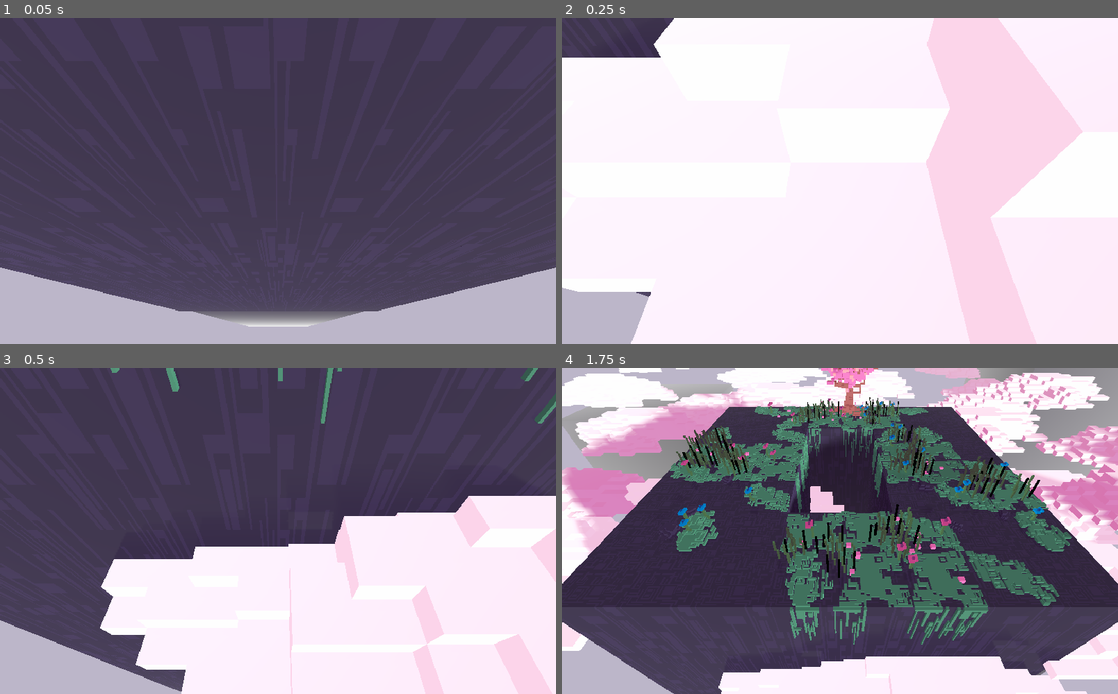
Above: before the commit, frames 1-4 (two rows, left to right).
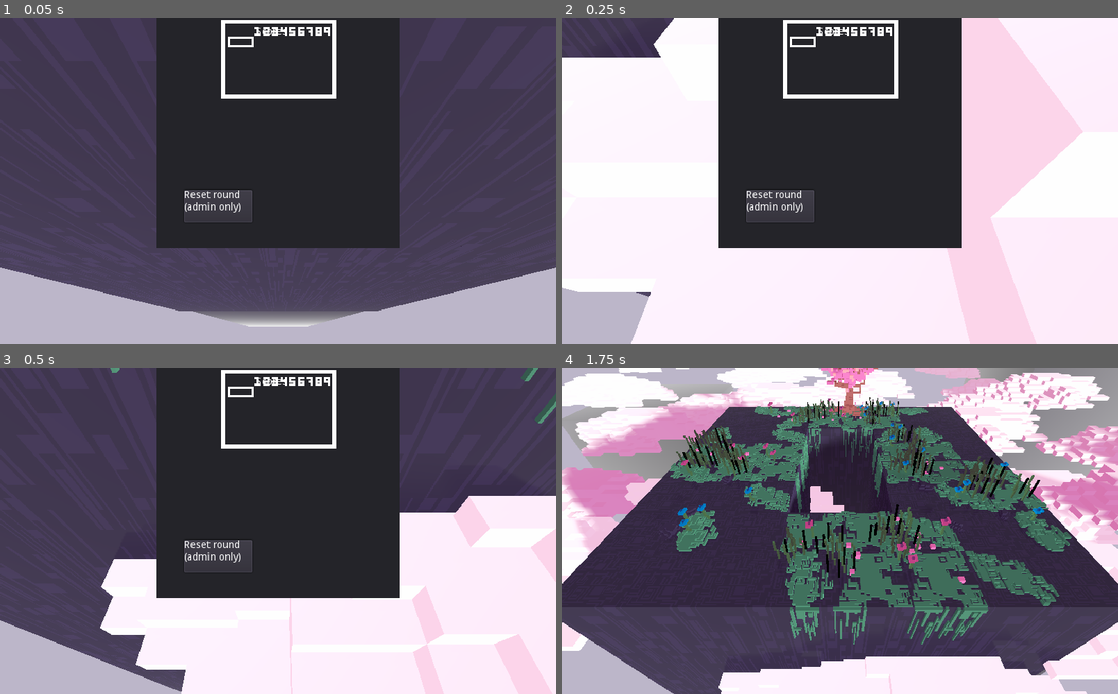
Above: after the commit, the same moments.

Repository: albielee/NSE_Challenge_Game
Game: Godot game, scene res://Worlds/world.tscn
Two runs of this game, one before a commit and one after it. Both use one fixed random seed, a clock stepped at 60 frames per second and the inputs below. This scene is started directly instead of the project's main scene.
Inputs (mouse positions are in pixels of both pictures, inside the frame that each line leads up to):
- Up to frame 1 (0.05 s): no input
- Up to frame 2 (0.25 s): no input
- Up to frame 3 (0.5 s): no input
- Up to frame 4 (1.75 s): tap Enter at 0.5 s; move the mouse to (962, 514) at 0.52 s; press the mouse at (962, 514) at 0.53 s; hold Right (move_right) 0.53-1.28 s; tap Tab (scoreboard) at 0.8, 1.35 s; move the mouse to (728, 547) at 1.27 s; release the mouse at (728, 547) at 1.28 s; hold Down (move_down) from 1.28 s (still down); click (728, 547) at 1.55 s

The runs differ from the first frame. In frame 1, 30% of the frame differs, in the area x 28-72%, y 0-71%; in frame 2, 30%; in frame 3, 31%; in frame 4, nothing differs.

Commit message:
Adding scoreboard animations and design

Diff:
--- a/NSE_Challenge_Game/Controllers/RoundController.tscn
+++ b/NSE_Challenge_Game/Controllers/RoundController.tscn
@@ -1,9 +1,13 @@
-[gd_scene load_steps=49 format=2]
+[gd_scene load_steps=79 format=2]
 
 [ext_resource path="res://Controllers/RoundController.gd" type="Script" id=1]
 [ext_resource path="res://Assets/Numbers/1-anim.png" type="Texture" id=2]
 [ext_resource path="res://Assets/Numbers/2-anim.png" type="Texture" id=3]
 [ext_resource path="res://Assets/Numbers/3-anim.png" type="Texture" id=4]
+[ext_resource path="res://Assets/Menu/scoreboard.png" type="Texture" id=5]
+[ext_resource path="res://Assets/Menu/scoreboardEnd.png" type="Texture" id=6]
+[ext_resource path="res://Assets/Menu/scoreboardNumbers.png" type="Texture" id=7]
+[ext_resource path="res://Assets/Menu/scoreboardColourSplash.png" type="Texture" id=8]
 
 [sub_resource type="AtlasTexture" id=1]
 atlas = ExtResource( 2 )
@@ -191,6 +195,158 @@
 "loop": true,
 "name": "default",
 "speed": 13.0
+} ]
+
+[sub_resource type="AtlasTexture" id=45]
+atlas = ExtResource( 7 )
+region = Rect2( 54, 0, 9, 12 )
+
+[sub_resource type="AtlasTexture" id=46]
+atlas = ExtResource( 7 )
+region = Rect2( 72, 0, 9, 12 )
+
+[sub_resource type="AtlasTexture" id=47]
+atlas = ExtResource( 7 )
+region = Rect2( 27, 0, 9, 12 )
+
+[sub_resource type="AtlasTexture" id=48]
+atlas = ExtResource( 7 )
+region = Rect2( 45, 0, 9, 12 )
+
+[sub_resource type="AtlasTexture" id=49]
+atlas = ExtResource( 7 )
+region = Rect2( 63, 0, 9, 12 )
+
+[sub_resource type="AtlasTexture" id=50]
+atlas = ExtResource( 7 )
+region = Rect2( 36, 0, 9, 12 )
+
+[sub_resource type="AtlasTexture" id=51]
+atlas = ExtResource( 7 )
+region = Rect2( 0, 0, 9, 12 )
+
+[sub_resource type="AtlasTexture" id=52]
+atlas = ExtResource( 7 )
+region = Rect2( 9, 0, 9, 12 )
+
+[sub_resource type="AtlasTexture" id=53]
+atlas = ExtResource( 7 )
+region = Rect2( 18, 0, 9, 12 )
+
+[sub_resource type="SpriteFrames" id=54]
+animations = [ {
+"frames": [ SubResource( 45 ) ],
+"loop": true,
+"name": "7",
+"speed": 5.0
+}, {
+"frames": [ SubResource( 46 ) ],
+"loop": true,
+"name": "9",
+"speed": 5.0
+}, {
+"frames": [ SubResource( 47 ) ],
+"loop": true,
+"name": "4",
+"speed": 5.0
+}, {
+"frames": [ SubResource( 48 ) ],
+"loop": true,
+"name": "6",
+"speed": 5.0
+}, {
+"frames": [ SubResource( 49 ) ],
+"loop": true,
+"name": "8",
+"speed": 5.0
+}, {
+"frames": [ SubResource( 50 ) ],
+"loop": true,
+"name": "5",
+"speed": 5.0
+}, {
+"frames": [ SubResource( 51 ) ],
+"loop": true,
+"name": "1",
+"speed": 5.0
+}, {
+"frames": [ SubResource( 52 ) ],
+"loop": true,
+"name": "2",
+"speed": 5.0
+}, {
+"frames": [ SubResource( 53 ) ],
+"loop": true,
+"name": "3",
+"speed": 5.0
+} ]
+
+[sub_resource type="AtlasTexture" id=55]
+atlas = ExtResource( 8 )
+region = Rect2( 0, 0, 165, 300 )
+
+[sub_resource type="AtlasTexture" id=56]
+atlas = ExtResource( 8 )
+region = Rect2( 165, 0, 165, 300 )
+
+[sub_resource type="AtlasTexture" id=57]
+atlas = ExtResource( 8 )
+region = Rect2( 330, 0, 165, 300 )
+
+[sub_resource type="AtlasTexture" id=58]
+atlas = ExtResource( 8 )
+region = Rect2( 495, 0, 165, 300 )
+
+[sub_resource type="AtlasTexture" id=59]
+atlas = ExtResource( 8 )
+region = Rect2( 660, 0, 165, 300 )
+
+[sub_resource type="AtlasTexture" id=60]
+atlas = ExtResource( 8 )
+region = Rect2( 825, 0, 165, 300 )
+
+[sub_resource type="AtlasTexture" id=61]
+atlas = ExtResource( 8 )
+region = Rect2( 990, 0, 165, 300 )
+
+[sub_resource type="AtlasTexture" id=62]
+atlas = ExtResource( 8 )
+region = Rect2( 1155, 0, 165, 300 )
+
+[sub_resource type="AtlasTexture" id=63]
+atlas = ExtResource( 8 )
+region = Rect2( 1320, 0, 165, 300 )
+
+[sub_resource type="AtlasTexture" id=64]
+atlas = ExtResource( 8 )
+region = Rect2( 1485, 0, 165, 300 )
+
+[sub_resource type="AtlasTexture" id=65]
+atlas = ExtResource( 8 )
+region = Rect2( 1650, 0, 165, 300 )
+
+[sub_resource type="AtlasTexture" id=66]
+atlas = ExtResource( 8 )
+region = Rect2( 1815, 0, 165, 300 )
+
+[sub_resource type="AtlasTexture" id=67]
+atlas = ExtResource( 8 )
+region = Rect2( 1980, 0, 165, 300 )
+
+[sub_resource type="AtlasTexture" id=68]
+atlas = ExtResource( 8 )
+region = Rect2( 2145, 0, 165, 300 )
+
+[sub_resource type="AtlasTexture" id=69]
+atlas = ExtResource( 8 )
+region = Rect2( 2310, 0, 165, 300 )
+
+[sub_resource type="SpriteFrames" id=70]
+animations = [ {
+"frames": [ SubResource( 55 ), SubResource( 56 ), SubResource( 57 ), SubResource( 58 ), SubResource( 59 ), SubResource( 60 ), SubResource( 61 ), SubResource( 62 ), SubResource( 63 ), SubResource( 64 ), SubResource( 65 ), SubResource( 66 ), SubResource( 67 ), SubResource( 68 ), SubResource( 69 ) ],
+"loop": true,
+"name": "default",
+"speed": 30.0
 } ]
 
 [node name="RoundController" type="Control"]
@@ -220,11 +376,9 @@
 frames = SubResource( 44 )
 
 [node name="Scoreboard" type="Panel" parent="."]
-visible = false
-margin_left = 334.042
-margin_top = 73.5894
-margin_right = 682.042
-margin_bottom = 390.589
+margin_left = 216.0
+margin_right = 552.0
+margin_bottom = 317.0
 __meta__ = {
 "_edit_use_anchors_": false
 }
@@ -286,12 +440,15 @@
 margin_bottom = 68.0
 
 [node name="Label" type="Label" parent="Scoreboard"]
-margin_left = 139.0
-margin_top = 11.0
-margin_right = 181.0
-margin_bottom = 42.0
+margin_left = 138.0
+margin_top = 12.0
+margin_right = 180.0
+margin_bottom = 43.0
 text = "Scores
 "
+__meta__ = {
+"_edit_use_anchors_": false
+}
 
 [node name="ResetButton" type="Button" parent="Scoreboard"]
 margin_left = 38.0
@@ -304,4 +461,65 @@
 margin_bottom = 14.0
 text = "Reset round
 (admin only)"
+__meta__ = {
+"_edit_use_anchors_": false
+}
+
+[node name="scoreboard" type="Sprite" parent="Scoreboard"]
+position = Vector2( 168, 152 )
+texture = ExtResource( 5 )
+
+[node name="scoreboardEnd" type="Sprite" parent="Scoreboard"]
+position = Vector2( 168, 80 )
+texture = ExtResource( 6 )
+
+[node name="1" type="AnimatedSprite" parent="Scoreboard"]
+position = Vector2( 139.5, 18 )
+frames = SubResource( 54 )
+animation = "1"
+
+[node name="2" type="AnimatedSprite" parent="Scoreboard"]
+position = Vector2( 151.5, 18 )
+frames = SubResource( 54 )
+animation = "2"
+
+[node name="3" type="AnimatedSprite" parent="Scoreboard"]
+position = Vector2( 163.5, 18 )
+frames = SubResource( 54 )
+animation = "3"
+
+[node name="4" type="AnimatedSprite" parent="Scoreboard"]
+position = Vector2( 175.5, 18 )
+frames = SubResource( 54 )
+animation = "4"
+
+[node name="5" type="AnimatedSprite" parent="Scoreboard"]
+position = Vector2( 187.5, 18 )
+frames = SubResource( 54 )
+animation = "5"
+
+[node name="6" type="AnimatedSprite" parent="Scoreboard"]
+position = Vector2( 199.5, 18 )
+frames = SubResource( 54 )
+animation = "6"
+
+[node name="7" type="AnimatedSprite" parent="Scoreboard"]
+position = Vector2( 211.5, 18 )
+frames = SubResource( 54 )
+animation = "7"
+
+[node name="8" type="AnimatedSprite" parent="Scoreboard"]
+position = Vector2( 223.5, 18 )
+frames = SubResource( 54 )
+animation = "8"
+
+[node name="9" type="AnimatedSprite" parent="Scoreboard"]
+position = Vector2( 235.5, 18 )
+frames = SubResource( 54 )
+animation = "9"
+
+[node name="colourSplash" type="AnimatedSprite" parent="Scoreboard"]
+visible = false
+position = Vector2( 168, 160 )
+frames = SubResource( 70 )
 [connection signal="pressed" from="Scoreboard/ResetButton" to="." method="_on_ResetButton_pressed"]
--- a/NSE_Challenge_Game/Controllers/roundController.gd
+++ b/NSE_Challenge_Game/Controllers/roundController.gd
@@ -77,6 +77,9 @@
 		get_node("Number"+str(i)).playing = false
 	pause_players(false)
 	round_timer.set_paused(false)
+
+func get_player_count():
+	return len(get_tree().get_nodes_in_group("player"))
 
 func pause_players(yes):
 	for o in get_tree().get_nodes_in_group("player"):
--- a/NSE_Challenge_Game/Menu/lobby.tscn
+++ b/NSE_Challenge_Game/Menu/lobby.tscn
@@ -51,11 +51,11 @@
 
 [sub_resource type="AtlasTexture" id=2]
 atlas = ExtResource( 19 )
-region = Rect2( 0, 0, 16, 16 )
+region = Rect2( 32, 0, 16, 16 )
 
 [sub_resource type="AtlasTexture" id=3]
 atlas = ExtResource( 19 )
-region = Rect2( 32, 0, 16, 16 )
+region = Rect2( 0, 0, 16, 16 )
 
 [sub_resource type="SpriteFrames" id=4]
 animations = [ {
@@ -66,12 +66,12 @@
 }, {
 "frames": [ SubResource( 2 ) ],
 "loop": true,
-"name": "unfocused",
+"name": "focused",
 "speed": 5.0
 }, {
 "frames": [ SubResource( 3 ) ],
 "loop": true,
-"name": "focused",
+"name": "unfocused",
 "speed": 5.0
 } ]
 
@@ -113,11 +113,11 @@
 
 [sub_resource type="AtlasTexture" id=17]
 atlas = ExtResource( 27 )
-region = Rect2( 0, 0, 84, 26 )
+region = Rect2( 588, 0, 84, 26 )
 
 [sub_resource type="AtlasTexture" id=18]
 atlas = ExtResource( 27 )
-region = Rect2( 588, 0, 84, 26 )
+region = Rect2( 0, 0, 84, 26 )
 
 [sub_resource type="SpriteFrames" id=19]
 animations = [ {
@@ -128,12 +128,12 @@
 }, {
 "frames": [ SubResource( 17 ) ],
 "loop": true,
-"name": "unfocused",
+"name": "focused",
 "speed": 5.0
 }, {
 "frames": [ SubResource( 18 ) ],
 "loop": true,
-"name": "focused",
+"name": "unfocused",
 "speed": 5.0
 } ]
 
@@ -172,11 +172,11 @@
 region = Rect2( 0, 0, 105, 36 )
 
 [sub_resource type="AtlasTexture" id=31]
+atlas = ExtResource( 8 )
+region = Rect2( 0, 0, 105, 36 )
+
+[sub_resource type="AtlasTexture" id=32]
 atlas = ExtResource( 7 )
-region = Rect2( 0, 0, 105, 36 )
-
-[sub_resource type="AtlasTexture" id=32]
-atlas = ExtResource( 8 )
 region = Rect2( 0, 0, 105, 36 )
 
 [sub_resource type="SpriteFrames" id=33]
@@ -188,12 +188,12 @@
 }, {
 "frames": [ SubResource( 31 ) ],
 "loop": true,
-"name": "unfocused",
+"name": "focused",
 "speed": 30.0
 }, {
 "frames": [ SubResource( 32 ) ],
 "loop": true,
-"name": "focused",
+"name": "unfocused",
 "speed": 30.0
 } ]
 
@@ -222,11 +222,11 @@
 region = Rect2( 0, 0, 105, 36 )
 
 [sub_resource type="AtlasTexture" id=40]
+atlas = ExtResource( 8 )
+region = Rect2( 0, 0, 105, 36 )
+
+[sub_resource type="AtlasTexture" id=41]
 atlas = ExtResource( 7 )
-region = Rect2( 0, 0, 105, 36 )
-
-[sub_resource type="AtlasTexture" id=41]
-atlas = ExtResource( 8 )
 region = Rect2( 0, 0, 105, 36 )
 
 [sub_resource type="SpriteFrames" id=42]
@@ -238,12 +238,12 @@
 }, {
 "frames": [ SubResource( 40 ) ],
 "loop": true,
-"name": "unfocused",
+"name": "focused",
 "speed": 5.0
 }, {
 "frames": [ SubResource( 41 ) ],
 "loop": true,
-"name": "focused",
+"name": "unfocused",
 "speed": 5.0
 } ]
 
@@ -273,11 +273,11 @@
 
 [sub_resource type="AtlasTexture" id=49]
 atlas = ExtResource( 9 )
-region = Rect2( 0, 0, 105, 36 )
+region = Rect2( 735, 0, 105, 36 )
 
 [sub_resource type="AtlasTexture" id=50]
 atlas = ExtResource( 9 )
-region = Rect2( 735, 0, 105, 36 )
+region = Rect2( 0, 0, 105, 36 )
 
 [sub_resource type="SpriteFrames" id=51]
 animations = [ {
@@ -288,13 +288,13 @@
 }, {
 "frames": [ SubResource( 49 ) ],
 "loop": true,
+"name": "focused",
+"speed": 5.0
+}, {
+"frames": [ SubResource( 50 ) ],
+"loop": true,
 "name": "unfocused",
 "speed": 30.0
-}, {
-"frames": [ SubResource( 50 ) ],
-"loop": true,
-"name": "focused",
-"speed": 5.0
 } ]
 
 [sub_resource type="AtlasTexture" id=52]
@@ -323,11 +323,11 @@
 
 [sub_resource type="AtlasTexture" id=58]
 atlas = ExtResource( 10 )
-region = Rect2( 0, 0, 105, 36 )
+region = Rect2( 735, 0, 105, 36 )
 
 [sub_resource type="AtlasTexture" id=59]
 atlas = ExtResource( 10 )
-region = Rect2( 735, 0, 105, 36 )
+region = Rect2( 0, 0, 105, 36 )
 
 [sub_resource type="SpriteFrames" id=60]
 animations = [ {
@@ -338,12 +338,12 @@
 }, {
 "frames": [ SubResource( 58 ) ],
 "loop": true,
-"name": "unfocused",
+"name": "focused",
 "speed": 5.0
 }, {
 "frames": [ SubResource( 59 ) ],
 "loop": true,
-"name": "focused",
+"name": "unfocused",
 "speed": 5.0
 } ]
 
@@ -373,11 +373,11 @@
 
 [sub_resource type="AtlasTexture" id=67]
 atlas = ExtResource( 12 )
-region = Rect2( 0, 0, 105, 36 )
+region = Rect2( 735, 0, 105, 36 )
 
 [sub_resource type="AtlasTexture" id=68]
 atlas = ExtResource( 12 )
-region = Rect2( 735, 0, 105, 36 )
+region = Rect2( 0, 0, 105, 36 )
 
 [sub_resource type="SpriteFrames" id=69]
 animations = [ {
@@ -388,12 +388,12 @@
 }, {
 "frames": [ SubResource( 67 ) ],
 "loop": true,
-"name": "unfocused",
+"name": "focused",
 "speed": 5.0
 }, {
 "frames": [ SubResource( 68 ) ],
 "loop": true,
-"name": "focused",
+"name": "unfocused",
 "speed": 5.0
 } ]
 
--- a/NSE_Challenge_Game/Player/Player.gd
+++ b/NSE_Challenge_Game/Player/Player.gd
@@ -343,8 +343,8 @@
 	#Blender is a bad program and I never want to use it again, anyway:
 	if(animation == "idle" or
 		animation == "push_charge" or
-		animation == "push_hold"):
-		$player_animations.rotation_degrees.z = 10
+		animation == "push_hold" or animation == "summon_start"):
+		$player_animations.rotation_degrees.z = 13
 	else:
 		$player_animations.rotation_degrees.z = 0
 
Binary file added: NSE_Challenge_Game/Assets/Menu/scoreAppendAnim.png
Not shown, added: NSE_Challenge_Game/Assets/Menu/scoreAppendAnim.png.import
Binary file added: NSE_Challenge_Game/Assets/Menu/scoreboard.png
Not shown, added: NSE_Challenge_Game/Assets/Menu/scoreboard.png.import
Binary file added: NSE_Challenge_Game/Assets/Menu/scoreboardColourSplash.png
Not shown, added: NSE_Challenge_Game/Assets/Menu/scoreboardColourSplash.png.import
Binary file added: NSE_Challenge_Game/Assets/Menu/scoreboardEnd.png
Not shown, added: NSE_Challenge_Game/Assets/Menu/scoreboardEnd.png.import
Binary file added: NSE_Challenge_Game/Assets/Menu/scoreboardNumbers.png
Not shown, added: NSE_Challenge_Game/Assets/Menu/scoreboardNumbers.png.import
Binary file added: NSE_Challenge_Game/Assets/Menu/scoreboardPlayerRect.png
Not shown, added: NSE_Challenge_Game/Assets/Menu/scoreboardPlayerRect.png.import
(and 1 more such lines)
